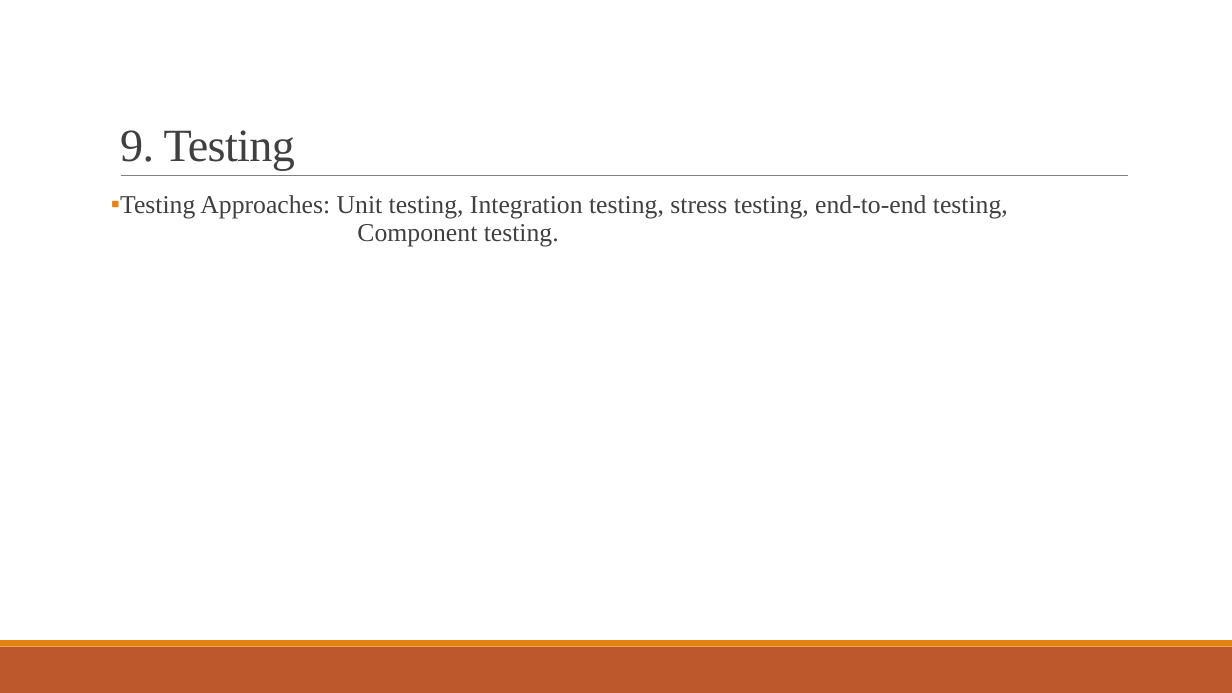
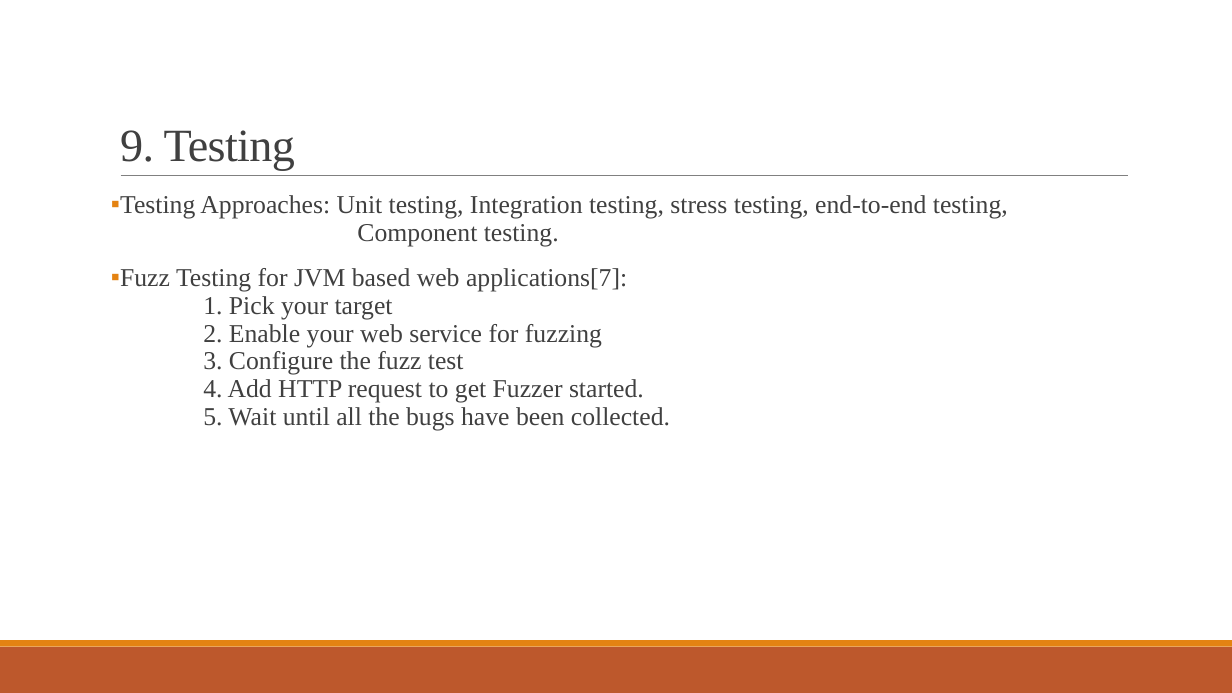
Before and after one commit to Ravishka123/Lectures_And_Talks, a slide deck: slide 19 of An Introduction to Microservices/An Introduction to Microservices.pptx. Drawn at 1232x693 pixels with LibreOffice and Linux fonts; fonts in the diff are those of the drawing. Boxes give left, top, right and bottom in pixels: in the first picture for what was removed or moved away, otherwise in the second. Text is boxed around its words. In the diff, an @@ line names an element or a change of style, - is before the commit and + after.

```diff
--- a/An Introduction to Microservices/An Introduction to Microservices.pptx
+++ b/An Introduction to Microservices/An Introduction to Microservices.pptx
@@ text at (120,268,670,430): paragraph added @@
+▪ Fuzz Testing for JVM based web applications[7]:
+  1. Pick your target
+  2. Enable your web service for fuzzing
+  3. Configure the fuzz test
+  4. Add HTTP request to get Fuzzer started.
+  5. Wait until all the bugs have been collected.
```
Also in this commit, not shown: 3 other slides changed, 1 other file.
